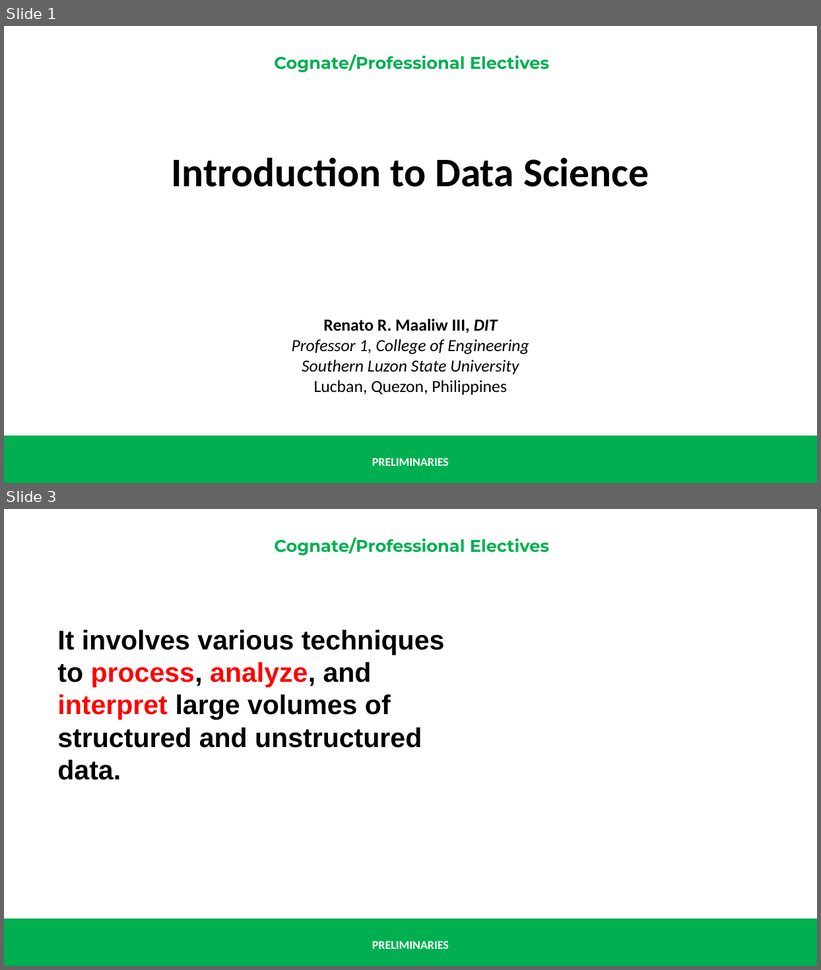
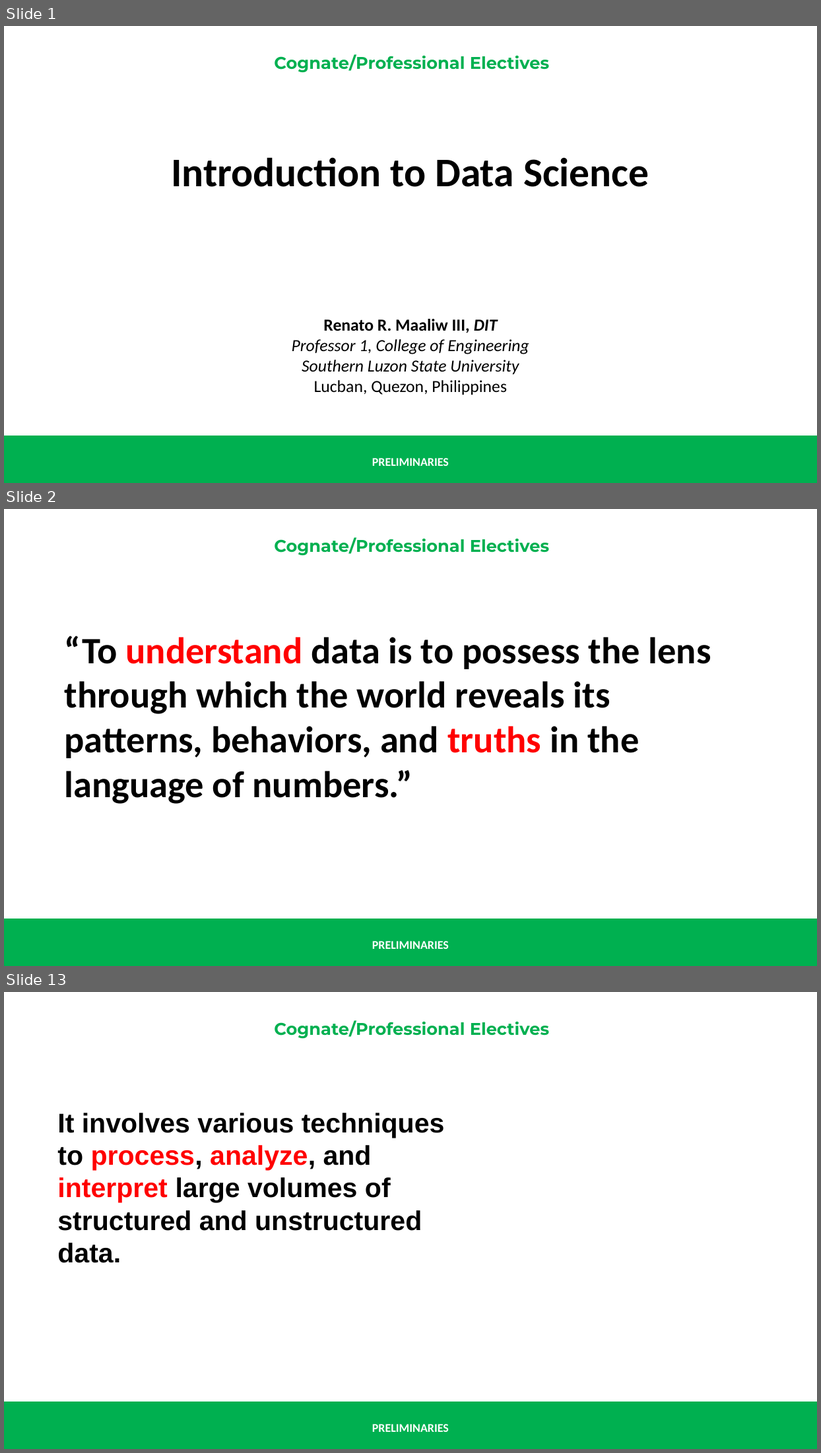
Before and after one commit to renatomaaliw3/public_files, a slide deck: CPE Electives (1 - 3)/01. Lectures Notebook/00. Presentations & Text Books/01. Electives 1 to 3/00. Preliminaries.pptx. Shown one above the other, each under a label of ours: slides 1 and 3 before the commit, slides 1, 2 and 13 after it; the slides between them are not shown. The pictures are 821x970 and 821x1453 pixels, drawn with LibreOffice and Linux fonts; fonts in the diff are those of the drawing. Boxes give left, top, right and bottom in pixels: in the first picture for what was removed or moved away, otherwise in the second. Text is boxed around its words. In the diff, an @@ line names an element or a change of style, - is before the commit and + after.

```diff
--- a/CPE Electives (1 - 3)/01. Lectures Notebook/00. Presentations & Text Books/01. Electives 1 to 3/00. Preliminaries.pptx
+++ b/CPE Electives (1 - 3)/01. Lectures Notebook/00. Presentations & Text Books/01. Electives 1 to 3/00. Preliminaries.pptx
@@ slide 2 added at <box>4,509,817,966</box>, background #FFFFFF; not listed: 3 template elements that a slide beside it also shows @@
@@ text added at <box>65,636,712,804</box>, 44 pt, text #000000, bold @@
+“To understand data is to possess the lens through which the world reveals its patterns, behaviors, and truths in the language of numbers.”
@@ what was slide 3 is now slide 13 @@
```
Also in this commit, not shown: 3 slides changed, 9 other slides added, 1 other file.
